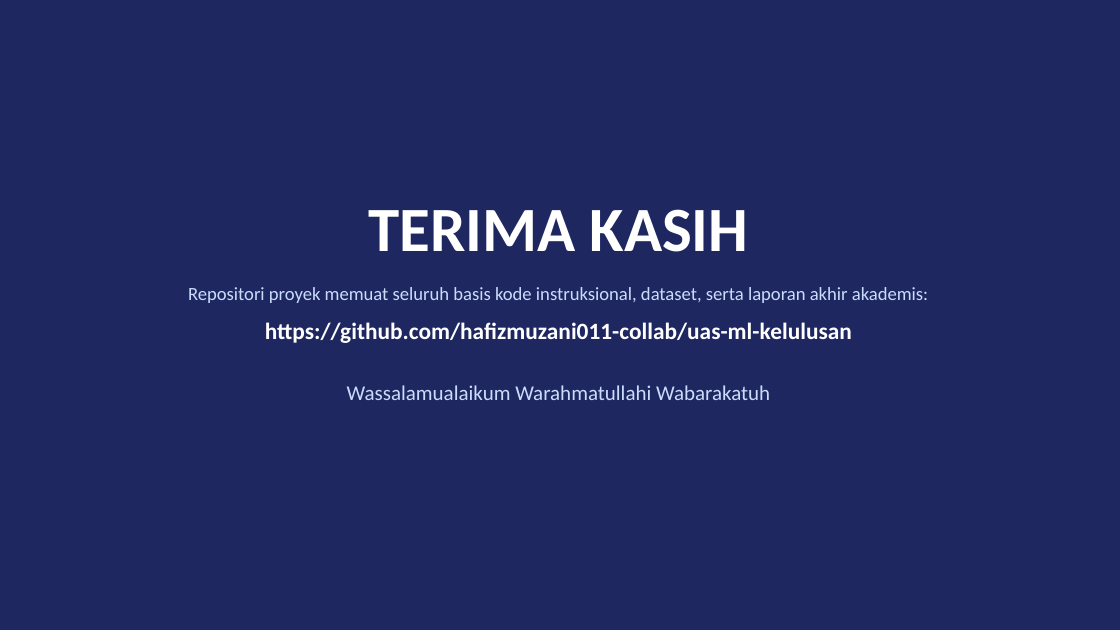
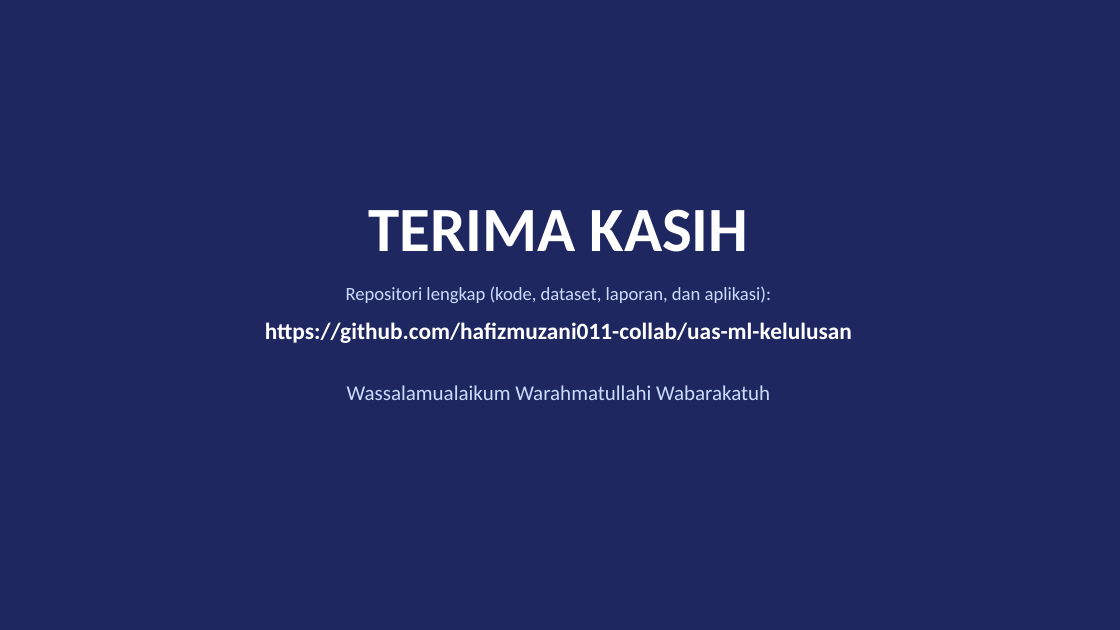
Before and after one commit to hafizmuzani011-collab/uas-ml-kelulusan, a slide deck: slide 10 of presentation/presentasi_uas_ml.pptx. Drawn at 1120x630 pixels with LibreOffice and Linux fonts; fonts in the diff are those of the drawing. Boxes give left, top, right and bottom in pixels: in the first picture for what was removed or moved away, otherwise in the second. Text is boxed around its words. In the diff, an @@ line names an element or a change of style, - is before the commit and + after.

```diff
--- a/presentation/presentasi_uas_ml.pptx
+++ b/presentation/presentasi_uas_ml.pptx
@@ text at bbox=[346, 286, 771, 303]: text changed @@
-Repositori proyek memuat seluruh basis kode instruksional, dataset, serta laporan akhir akademis:
+Repositori lengkap (kode, dataset, laporan, dan aplikasi):
```
Also in this commit, not shown: 9 other slides changed, 3 other files.
